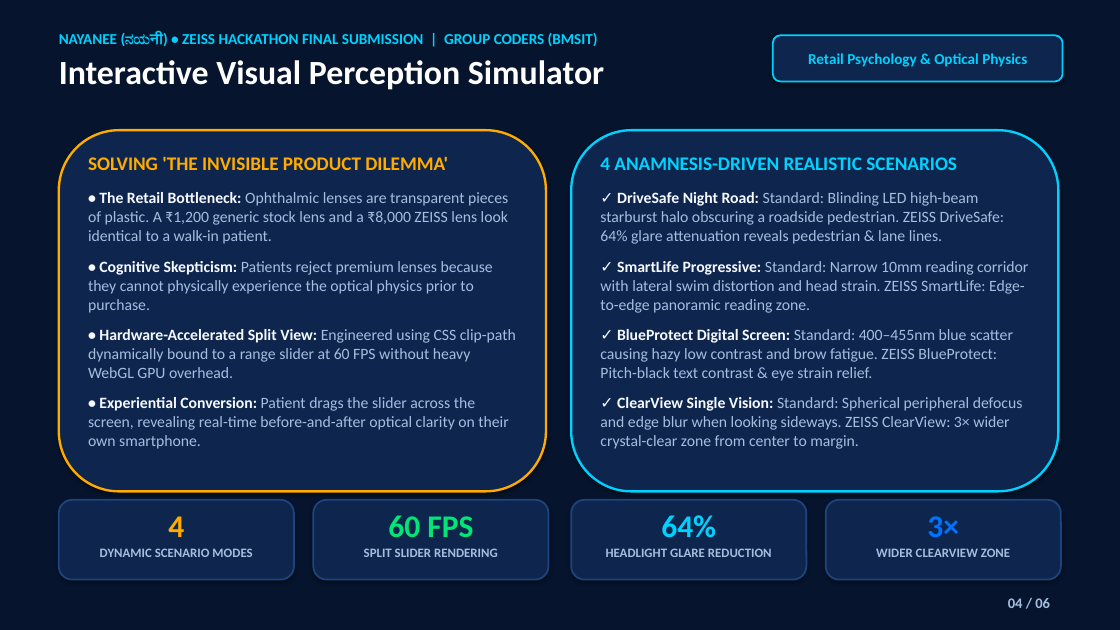
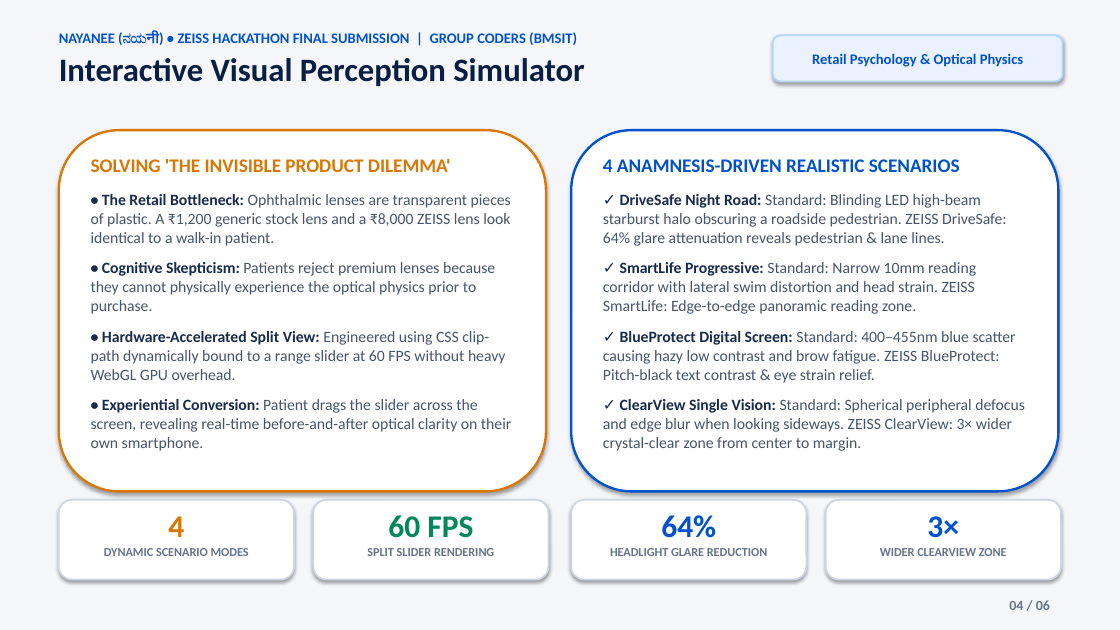
Before and after one commit to Satish8460/Nayanee, a slide deck: slide 4 of docs/Nayanee_Final_Presentation_Coders_6_Slides_v2.pptx. Drawn at 1120x630 pixels with LibreOffice and Linux fonts; fonts in the diff are those of the drawing. Boxes give left, top, right and bottom in pixels: in the first picture for what was removed or moved away, otherwise in the second. Text is boxed around its words. In the diff, an @@ line names an element or a change of style, - is before the commit and + after.

Commit message:
feat(presentation): redesign 6-slide deck with executive light theme and clinical typography

```diff
--- a/docs/Nayanee_Final_Presentation_Coders_6_Slides_v2.pptx
+++ b/docs/Nayanee_Final_Presentation_Coders_6_Slides_v2.pptx
@@ rectangle at (0,0,1120,630): fill #06152D to #F4F6FA @@
@@ text "NAYANEE (ನಯनी) • ZEISS HACKATHON ..." at (59,32,584,86): size 13 to 12.5 pt, text colour #00D2FF to #0052CC in "NAYANEE (ನಯनी) • ZEISS HACKATHON FINAL SUBMISSION ..."; size 29 to 28 pt, text colour #FFFFFF to #091E42 in "Interactive Visual Perception Simulator"; less space between paragraphs @@
@@ rounded rectangle "Retail Psychology & Optical Physics" at (773,35,1063,82): size 13 to 12.5 pt, text colour #00D2FF to #0052CC; fill #0E264D to #EBF2FF; outline #00D2FF 1.5 pt to #B3D4FF 1.5 pt @@
@@ rounded rectangle at (59,130,546,492): fill #0E264D to #FFFFFF; outline #FFAB00 2 pt to #D97706 2 pt @@
@@ text "SOLVING 'THE INVISIBLE PRODUCT DILEMMA'" at (91,159,511,451): text colour #FFAB00 to #D97706 in "SOLVING 'THE INVISIBLE PRODUCT DILEMMA'"; text colour #F5F8FF to #172B4D in "• The Retail Bottleneck:", "• Cognitive Skepticism:", "• Hardware-Accelerated Split View:", "• Experiential Conversion:"; text colour #A5BEDE to #475569 in "Ophthalmic lenses are transparent pieces of plastic. ...", "Patients reject premium lenses because they cannot ...", "Engineered using CSS clip-path dynamically bound to ...", "Patient drags the slider across the screen, ..." @@
@@ rounded rectangle at (571,130,1059,492): fill #0E264D to #FFFFFF; outline #00D2FF 2 pt to #0052CC 2 pt @@
@@ text "4 ANAMNESIS-DRIVEN REALISTIC SCENARIOS" at (603,159,1025,451): text colour #00D2FF to #0052CC in "4 ANAMNESIS-DRIVEN REALISTIC SCENARIOS"; text colour #F5F8FF to #172B4D in "✓ DriveSafe Night Road:", "✓ SmartLife Progressive:", "✓ BlueProtect Digital Screen:", "✓ ClearView Single Vision:"; text colour #A5BEDE to #475569 in "Standard: Blinding LED high-beam starburst halo obscuring ...", "Standard: Narrow 10mm reading corridor with lateral ...", "Standard: 400–455nm blue scatter causing hazy low ...", "Standard: Spherical peripheral defocus and edge blur ..." @@
@@ text "4" at (104,516,249,556): text colour #FFAB00 to #D97706 in "4"; size 11 to 10.5 pt, text colour #A5BEDE to #64748B @@
@@ fill #0E264D to #FFFFFF; outline #1E4480 1.5 pt to #CDD7E4 1.5 pt in 4 elements at (313,500,549,580), (571,500,807,580), (826,500,1061,580), (59,500,294,580) @@
@@ text "60 FPS" at (367,515,494,556): text colour #00E676 to #00875A in "60 FPS"; size 11 to 10.5 pt, text colour #A5BEDE to #64748B in "SPLIT SLIDER RENDERING" @@
@@ text "64%" at (610,515,767,556): text colour #00D2FF to #0052CC in "64%"; size 11 to 10.5 pt, text colour #A5BEDE to #64748B in "HEADLIGHT GLARE REDUCTION" @@
@@ text "3×" at (880,516,1007,556): text colour #0072FF to #0052CC in "3×"; size 11 to 10.5 pt, text colour #A5BEDE to #64748B @@
@@ text "04 / 06" at (1009,600,1050,610): size 12.5 to 12 pt, text colour #A5BEDE to #64748B @@
```
Also in this commit, not shown: 5 other slides changed, 3 other files.
